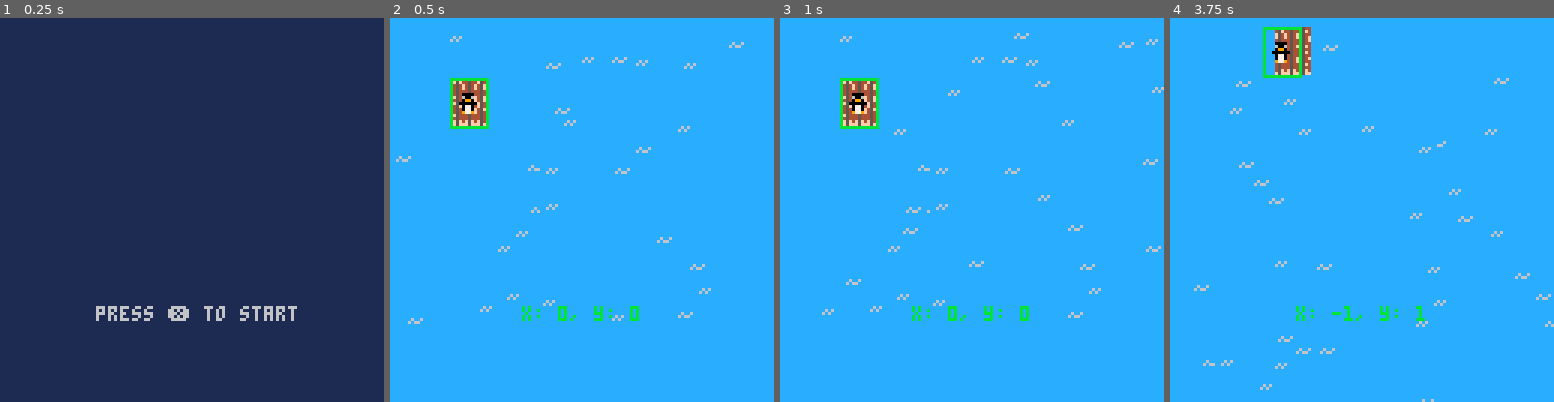
Above: before the commit, frames 1-4 (left to right).
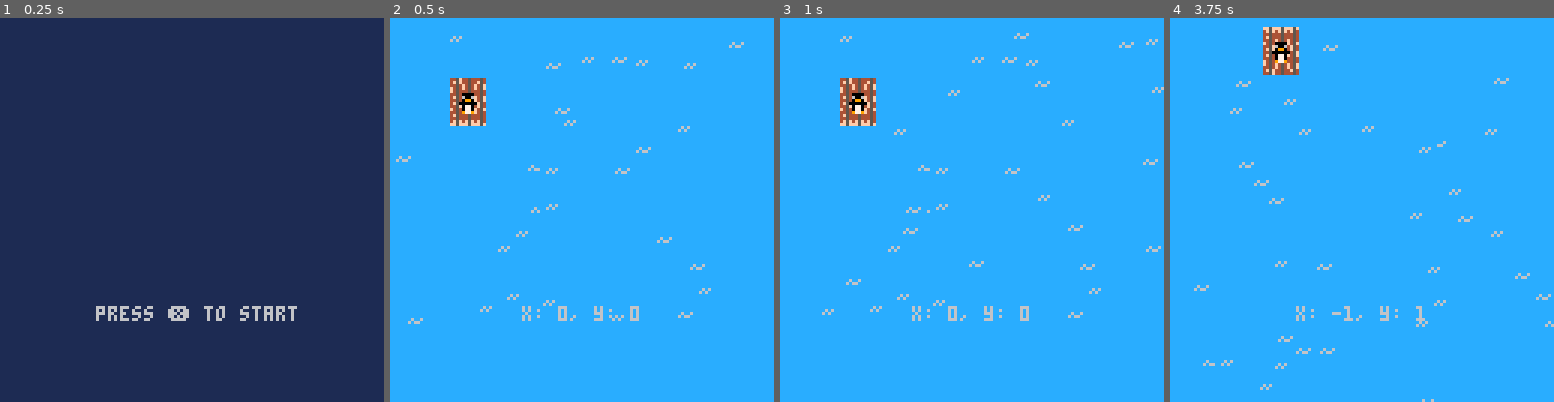
Above: after the commit, the same moments.

Repository: camirmas/carts
Game: PICO-8 cartridge projects/jam.p8
The game is run twice, just before and just after one commit, with the same random seed, the same clock (stepped at 60 frames per second) and the same inputs.
Inputs:
- Up to frame 1 (0.25 s): no input
- Up to frame 2 (0.5 s): tap X (X key) at 0.33 s
- Up to frame 3 (1 s): tap O (Z key) at 0.7 s
- Up to frame 4 (3.75 s): tap X (X key) at 1.07, 1.85, 2.97 s; hold Right 1.6-2.1 s; tap O (Z key) every 0.4 s from 1.7 to 3.7 s; hold Up 2.15-2.42 s; hold Right 2.47-3.03 s; hold Left 3.08-3.58 s; hold Down from 3.63 s (still down)

Frame 1 is identical in both runs. In frame 2, 0.6% of the frame differs, in the area x 15-65%, y 15-79%; in frame 3, 0.6%; in frame 4, 1.6%, in the area x 24-67%, y 2-79%.

Commit message:
Fix raft hitbox

Diff:
--- a/projects/jam.p8
+++ b/projects/jam.p8
@@ -82,7 +83,7 @@
 				self.dir.x = -1
 				self.k_raft = 9
 				self.k_player = 6
-				self.flip.x = true
+				self.flip = {x=true, y=false}
 			end
 
 			if btn(k_right) then
@@ -90,7 +91,7 @@
 				self.dir.x = 1
 				self.k_raft = 9
 				self.k_player = 6
-				self.flip.x = false
+				self.flip = {x = false, y = false}
 			end
 
 			if btn(k_up) then
@@ -98,6 +99,7 @@
 				self.dir.y = -1
 				self.k_raft = 7
 				self.k_player = 5
+				self.flip = {x = false, y = false}
 			end
 
 			if btn(k_down) then
@@ -105,6 +107,7 @@
 				self.dir.y = 1
 				self.k_raft = 7
 				self.k_player = 4
+				self.flip = {x = false, y = true}
 			end
 
 			self:update_hitbox()
@@ -123,13 +126,13 @@
 			-- draw player
 			local px = self.x + self.hitbox.w / 2 - 4
 			local py = self.y + self.hitbox.h / 2 - 4
-            spr(self.k_player, px, py, 1, 1, self.flip.x, self.flip.y)
+            spr(self.k_player, px, py, 1, 1, self.flip.x, false)
 
 			palt(0, true)
 			palt(11, false)
 
 			-- draw hitbox (debug)
-			rect(self.x, self.y, self.x + self.hitbox.w, self.y + self.hitbox.h, 11)
+			-- rect(self.x, self.y, self.x + self.hitbox.w, self.y + self.hitbox.h, 11)
         end,
 
         collide = function(self, other, dx, dy)
